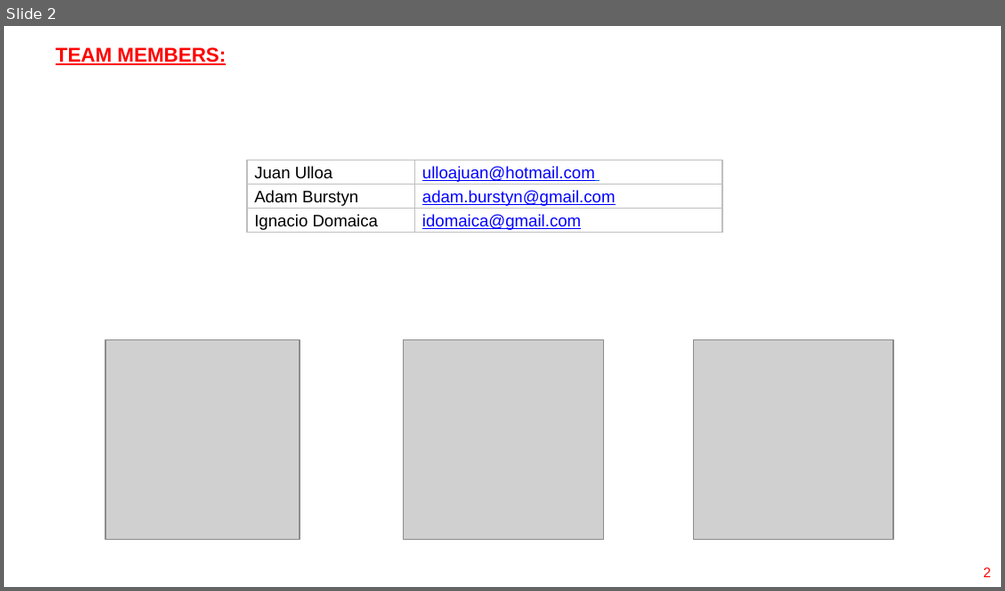
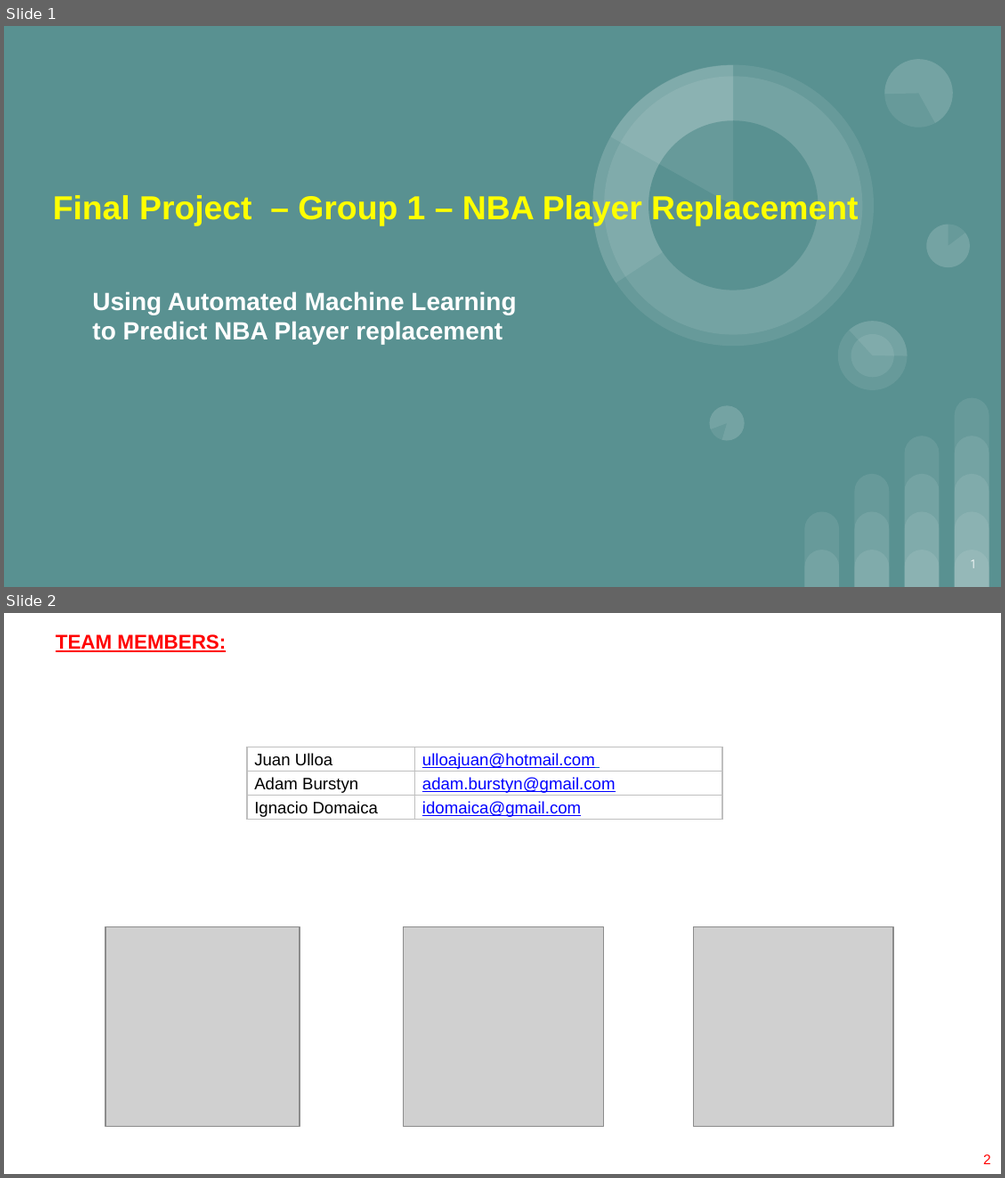
Before and after one commit to aburstyn9068/final_project, a slide deck: ppt/Final Project Group 1 v1.pptx. Shown one above the other, each under a label of ours: slide 2 before the commit, slides 1 and 2 after it. The pictures are 1005x591 and 1005x1178 pixels, drawn with LibreOffice and Linux fonts; fonts in the diff are those of the drawing; grey boxes stand for pictures. Boxes give left, top, right and bottom in pixels: in the first picture for what was removed or moved away, otherwise in the second. Text is boxed around its words. In the diff, an @@ line names an element or a change of style, - is before the commit and + after.

```diff
--- a/ppt/Final Project Group 1 v1.pptx
+++ b/ppt/Final Project Group 1 v1.pptx
@@ slide 1 added at (4,26,1001,587), background #599191 @@
@@ text added at (53,195,858,226), 24 pt, text #FFFF00, bold @@
+Final Project – Group 1 – NBA Player Replacement
@@ title added at (92,291,516,345), 18 pt, text #FFFFFF, bold @@
+Using Automated Machine Learning to Predict NBA Player replacement
@@ group added at (554,26,969,445): 8 ellipses, 6 pie slice (boxed as its full ellipse)s @@
@@ group added at (804,398,989,586): 14 round same rects @@
@@ page number added at (971,559,975,568), 9 pt, text #FFFFFF @@
+1
```
Also in this commit, not shown: 3 slides changed, 19 other slides added, 9 other files.
